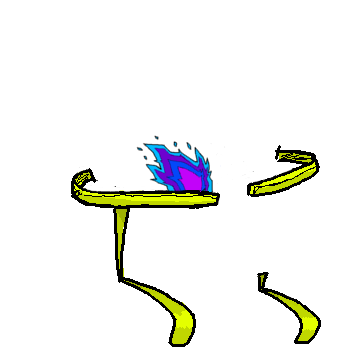
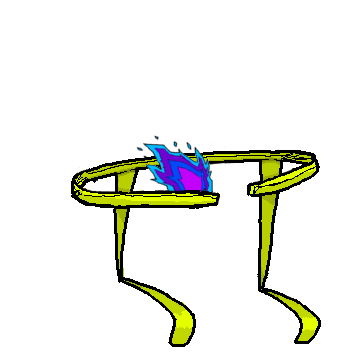
Comparing the layer stacks of the two w=360, h=360 images. Changes:
renamed "sketch #5" to "fire_spirit_fading_final.xcf", painted on it over left=82, top=145, right=311, bottom=277
